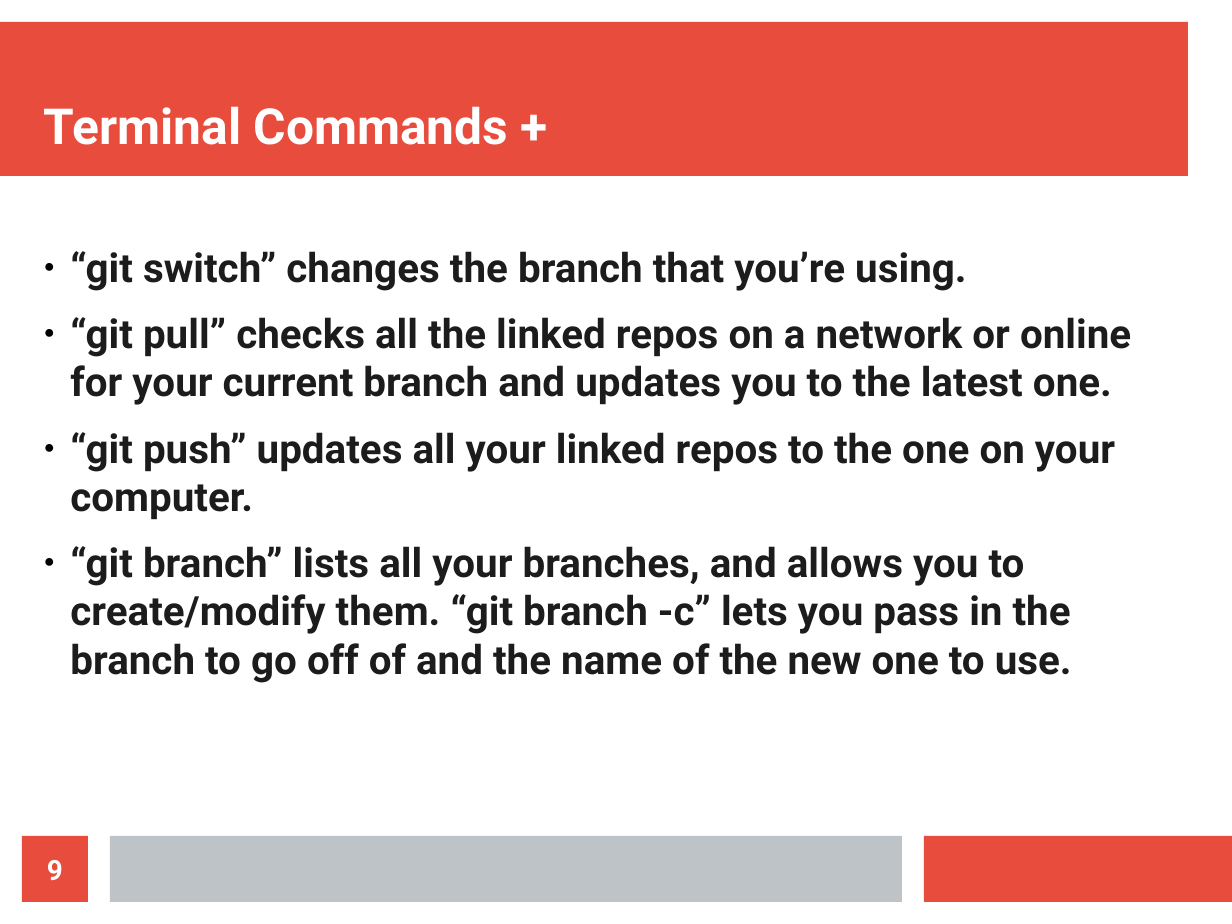
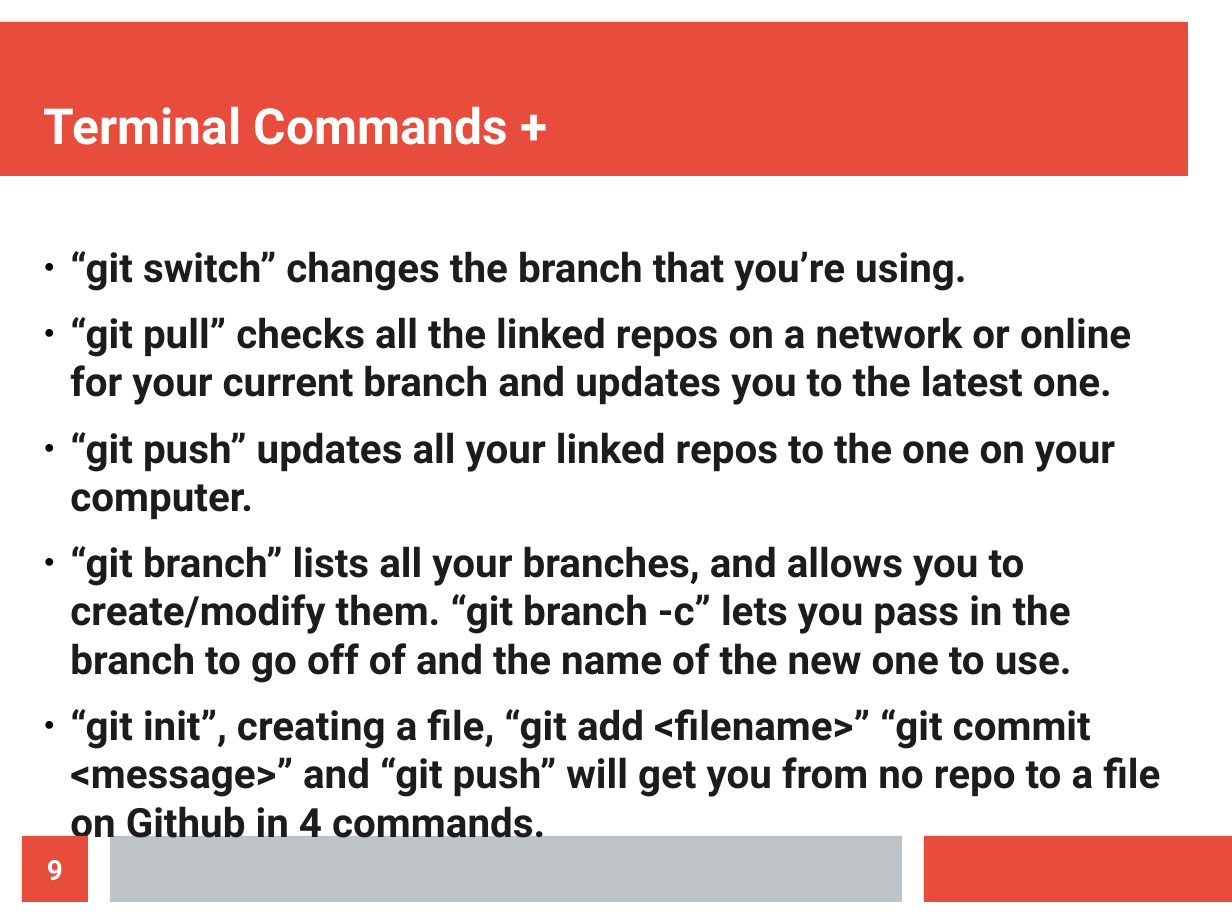
Before and after one commit to 010832/sans, a slide deck: slide 9 of Project.odp. Drawn at 1232x924 pixels with LibreOffice and Linux fonts; fonts in the diff are those of the drawing. Boxes give left, top, right and bottom in pixels: in the first picture for what was removed or moved away, otherwise in the second. Text is boxed around its words. In the diff, an @@ line names an element or a change of style, - is before the commit and + after.

Commit message:
Project

```diff
--- a/Project.odp
+++ b/Project.odp
@@ text at <box>70,709,1160,838</box>: paragraph added @@
+● “git init”, creating a file, “git add <filename>” “git commit <message>” and “git push” will get you from no repo to a file on Github in 4 commands.
```
